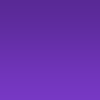
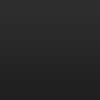
Revision of a layered 100px x 100px image; what changed, layer by layer:
added layer "Gray" above "Gradient Fill 1" over (0, 0, 100, 100)
hid "Gradient Fill 1" over (0, 0, 100, 100)
hid "Background" over (0, 0, 100, 100)
